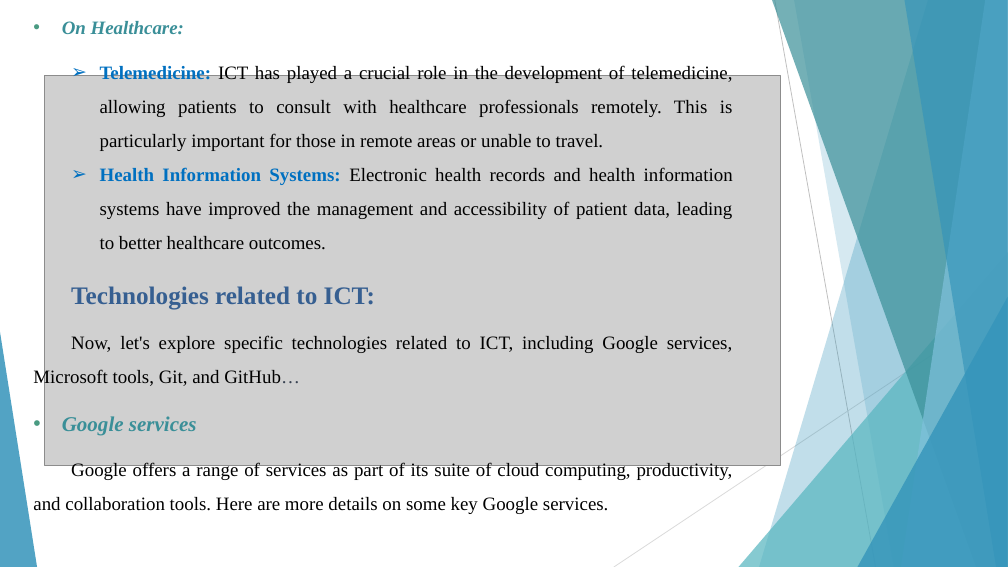
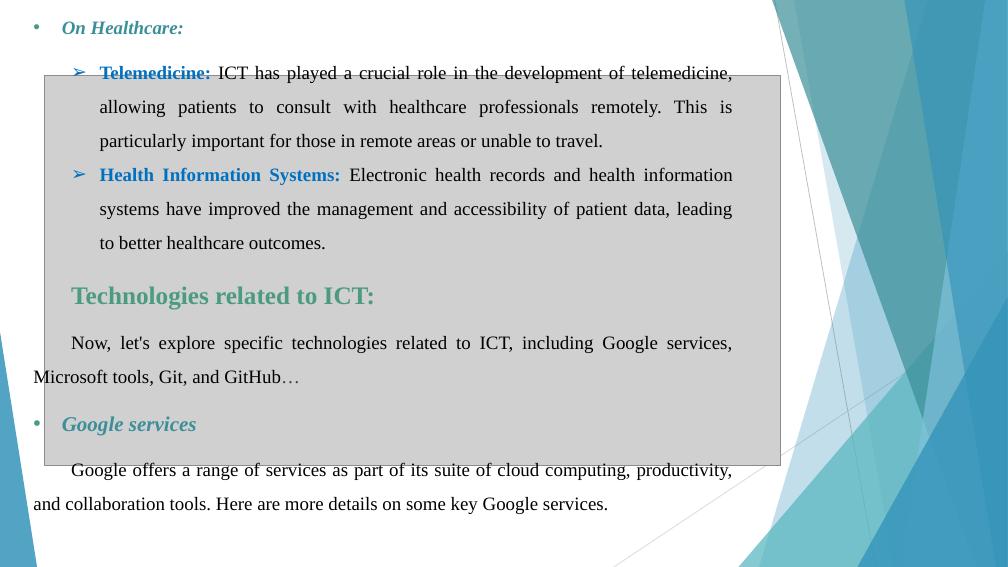
Before and after one commit to kamiri-lilia/projet-final, a slide deck: slide 9 of TIC_PP.pptx. Drawn at 1008x567 pixels with LibreOffice and Linux fonts; fonts in the diff are those of the drawing; grey boxes stand for pictures. Boxes give left, top, right and bottom in pixels: in the first picture for what was removed or moved away, otherwise in the second. Text is boxed around its words. In the diff, an @@ line names an element or a change of style, - is before the commit and + after.

```diff
--- a/TIC_PP.pptx
+++ b/TIC_PP.pptx
@@ text at (71, 286, 375, 310): text colour #365F91 to #4A9B83 in "Technologies related to ICT:" @@
```
Also in this commit, not shown: 8 other slides changed, 8 slides added.
